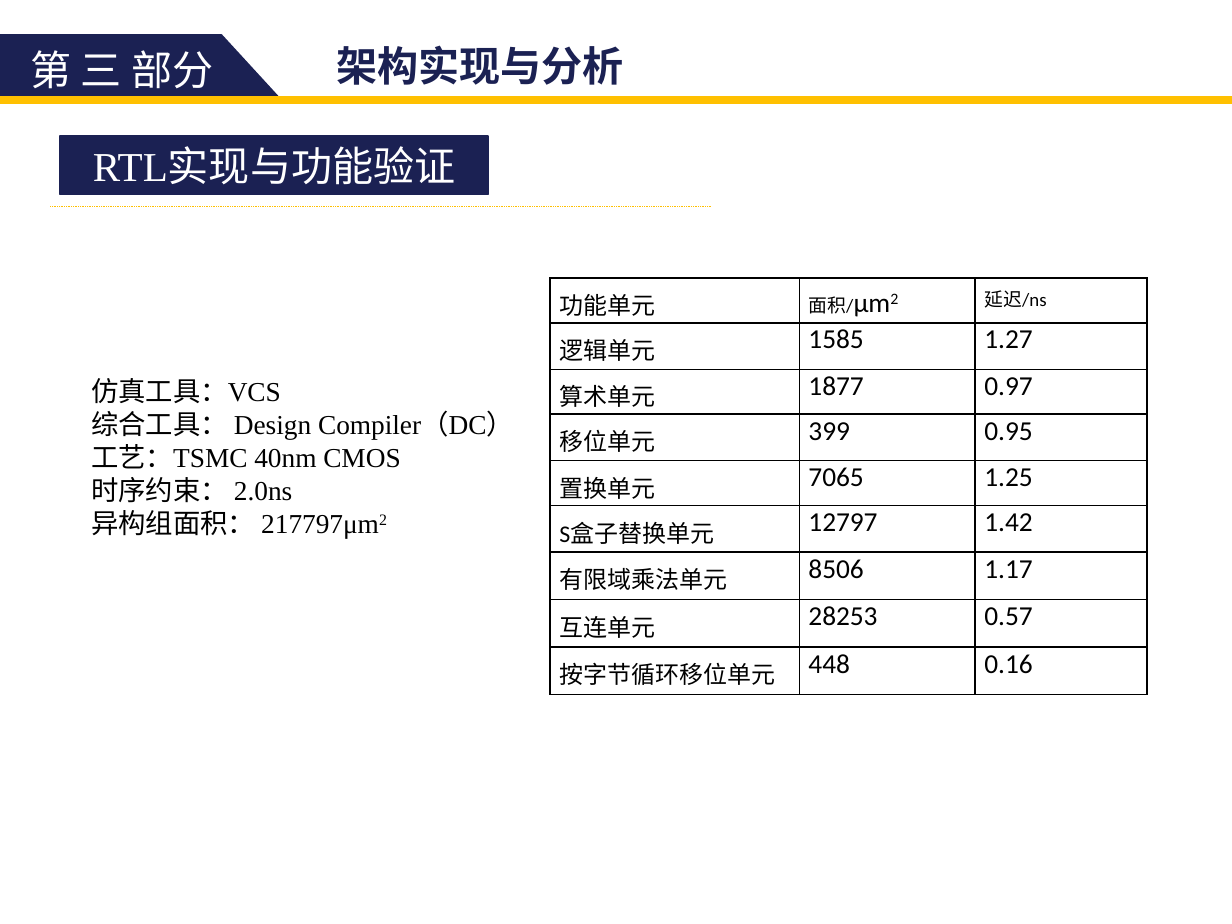
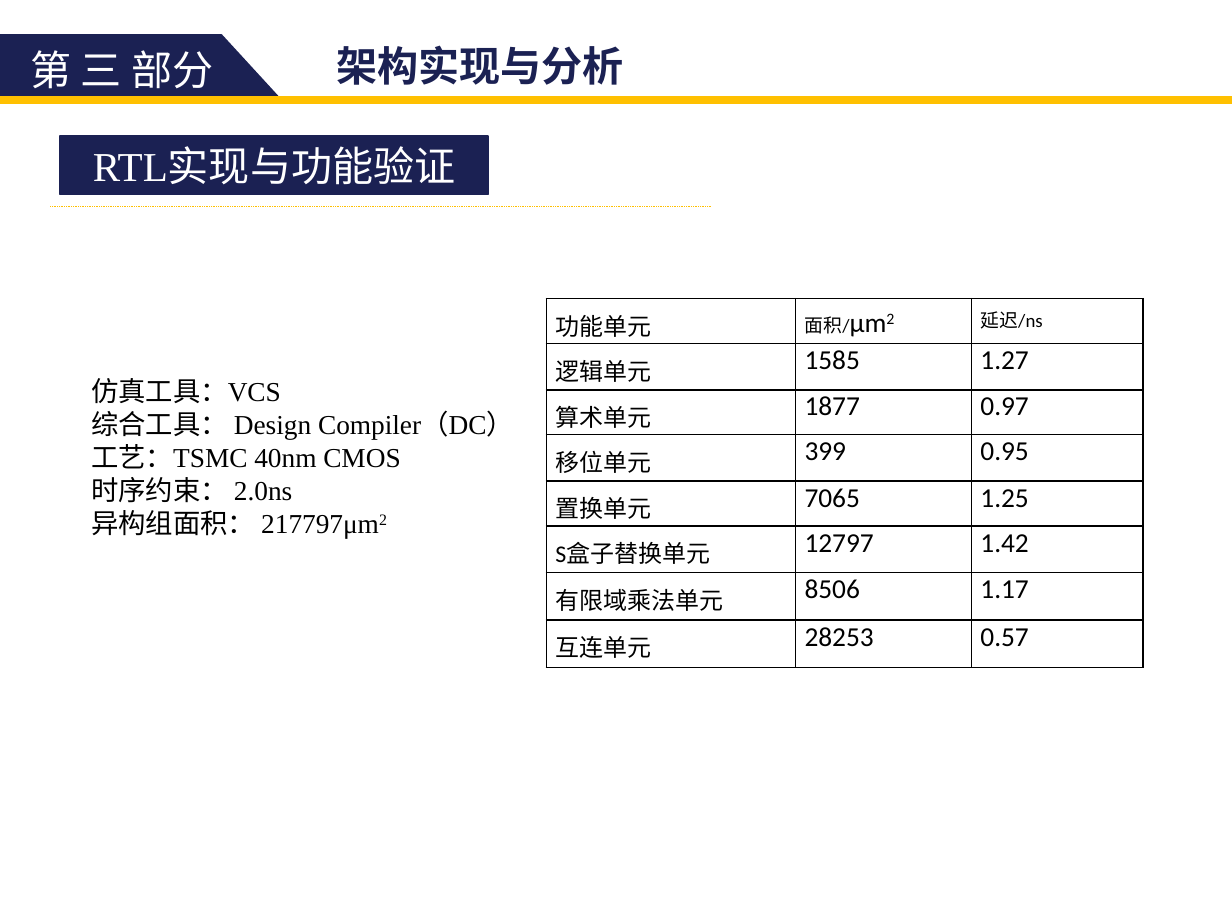
Before and after one commit to zdyzhan/bishe, a slide deck: slide 37 of 131199 李小泉.pptx. Drawn at 1232x924 pixels with LibreOffice and Linux fonts; fonts in the diff are those of the drawing. Boxes give left, top, right and bottom in pixels: in the first picture for what was removed or moved away, otherwise in the second. Text is boxed around its words. In the diff, an @@ line names an element or a change of style, - is before the commit and + after.

```diff
--- a/131199 李小泉.pptx
+++ b/131199 李小泉.pptx
@@ table at (546, 298, 1142, 668) @@
-row 9: 按字节循环移位单元 | 448 | 0.16
@@ table: place and size @@
-table at (551, 278, 1147, 695)
+table at (546, 298, 1142, 668)
```
Also in this commit, not shown: 14 other slides changed, 3 other files.
